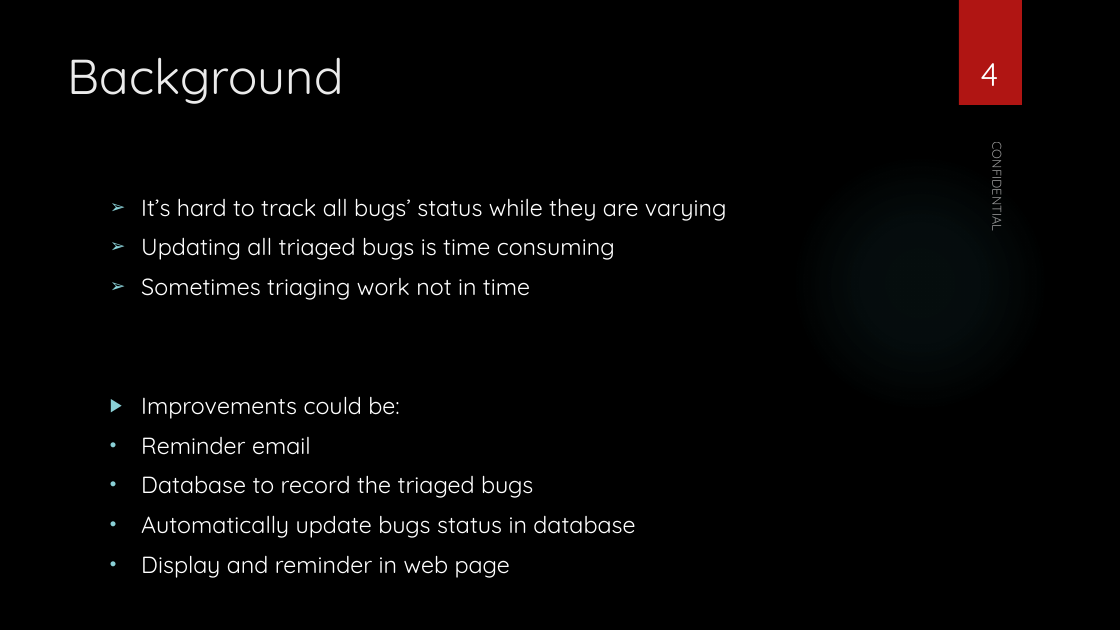
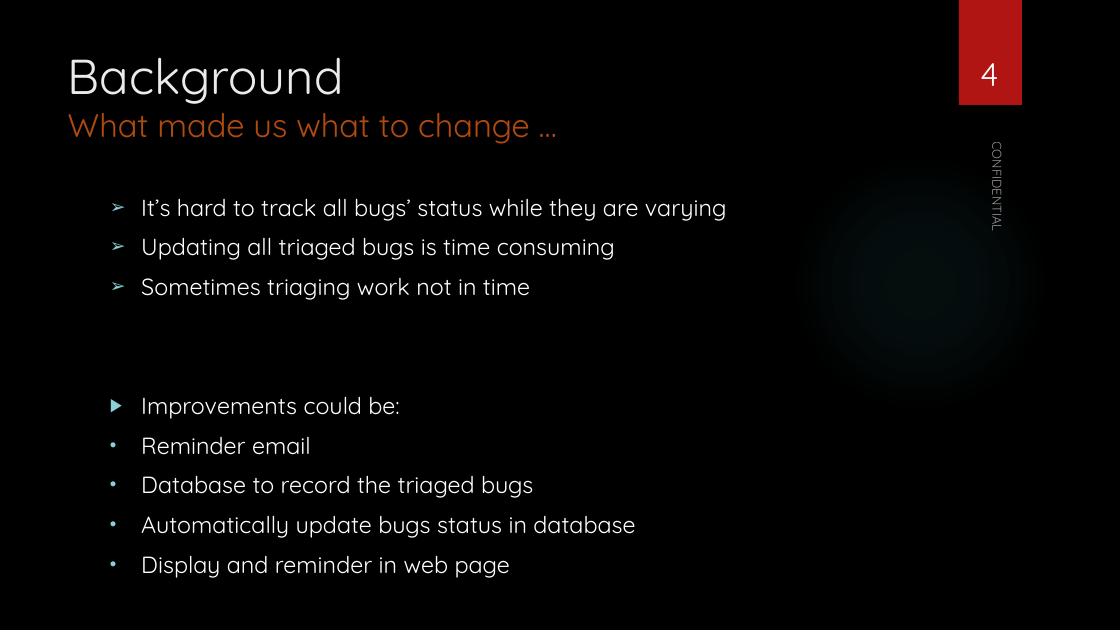
Before and after one commit to vieri1983/triage_tracking, a slide deck: slide 4 of Triage-Tracking-System.pptx. Drawn at 1120x630 pixels with LibreOffice and Linux fonts; fonts in the diff are those of the drawing; background and template pictures are left out. Boxes give left, top, right and bottom in pixels: in the first picture for what was removed or moved away, otherwise in the second. Text is boxed around its words. In the diff, an @@ line names an element or a change of style, - is before the commit and + after.

```diff
--- a/Triage-Tracking-System.pptx
+++ b/Triage-Tracking-System.pptx
@@ title at bbox=[68, 57, 530, 144]: text changed; size 42 to 28 pt; text colour #EBEBEB to #B04A0D @@
-Background
+Background
+What made us what to change …
```
Also in this commit, not shown: 9 other slides changed, 8 other files.
